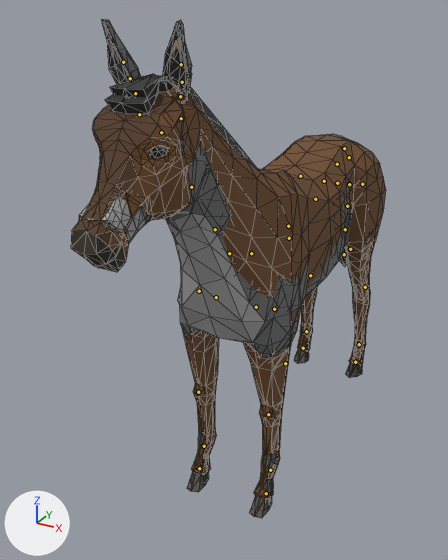
Two versions of the glTF model rts-brasil/assets/unidades/animais.glb, one commit apart.
Before and after are seen from a 50 mm lens placed at (2.56, -6.26, 5.0), pointed at (-0.34, -0.98, 2.36). Arrows for +X, +Y and +Z are at lower left; the lights stay in place. The first picture is the older version. The bones that change, and the others that lie on the model, are drawn over the model as lines. Mesh edges are drawn as thin lines.

In view in the first picture: 'donkey', 'horse'.
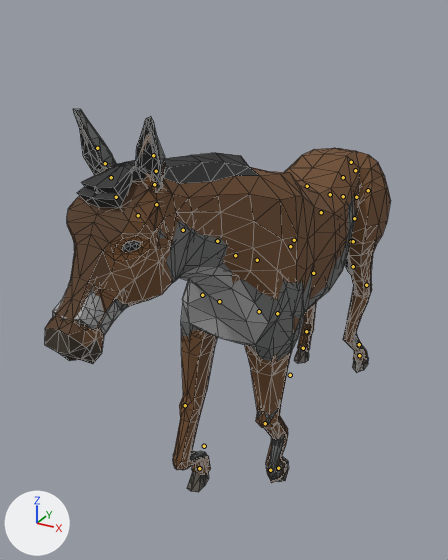
The newer file adds an action. The first version stands in its rest pose; the second is drawn at frame 1 of the action 'Walk_Carga'.

What the commit changed:
Bone 'Body' (bone_body) moves from (0.0, 0.0, 0.0) to (0.0005, -0.0018, -0.0005).
Bone 'Body' (bone_body) turns from (0, 0, 0) to (0, -1, 0) degrees about its own x, y and z.
Bone 'Torso2' (bone_torso2) turns from (0, 0, 0) to (5, 0, 0) degrees about its own x, y and z.
Bone 'Neck1' (bone_neck1) turns from (0, 0, 0) to (-18, 0, 0) degrees about its own x, y and z.
Bone 'Neck2' (bone_neck2) turns from (0, 0, 0) to (-13, 0, 0) degrees about its own x, y and z.
Bone 'Head' (bone_head) turns from (0, 0, 0) to (23, 0, 0) degrees about its own x, y and z.
Bone 'FrontUpperLegL' (bone_frontupperlegl) turns from (0, 0, 0) to (0, -1, 1) degrees about its own x, y and z.
Bone 'FrontLowerLegL' (bone_frontlowerlegl) turns from (0, 0, 0) to (-41, 0, 0) degrees about its own x, y and z.
Bone 'FrontUpperLegR' (bone_frontupperlegr) turns from (0, 0, 0) to (-10, -1, 0) degrees about its own x, y and z.
Bone 'FrontLowerLegR' (bone_frontlowerlegr) turns from (0, 0, 0) to (9, 0, 0) degrees about its own x, y and z.
Bone 'BackShoulderL' (bone_backshoulderl) turns from (0, 0, 0) to (-3, -27, 17) degrees about its own x, y and z.
Bone 'BackLegL' (bone_backlegl) turns from (0, 0, 0) to (-9, -5, 6) degrees about its own x, y and z.
Bone 'BackUpperLegL' (bone_backupperlegl) turns from (0, 0, 0) to (33, 2, 9) degrees about its own x, y and z.
Bone 'BackLowerLegL' (bone_backlowerlegl) turns from (0, 0, 0) to (23, 1, -5) degrees about its own x, y and z.
Bone 'BackShoulderR' (bone_backshoulderr) turns from (0, 0, 0) to (2, 0, -8) degrees about its own x, y and z.
Bone 'BackLegR' (bone_backlegr) turns from (0, 0, 0) to (-3, 2, -2) degrees about its own x, y and z.
Bone 'BackUpperLegR' (bone_backupperlegr) turns from (0, 0, 0) to (10, -1, -2) degrees about its own x, y and z.
Bone 'BackLowerLegR' (bone_backlowerlegr) turns from (0, 0, 0) to (7, 0, 1) degrees about its own x, y and z.
Bone 'Tail3' (bone_tail3) turns from (0, 0, 0) to (0, 0, -1) degrees about its own x, y and z.
Bone 'IKBackLegL' (bone_ikbacklegl) turns from (0, 0, 0) to (44, 0, 0) degrees about its own x, y and z.
Bone 'IKFrontLegL' (bone_ikfrontlegl) turns from (0, 0, 0) to (78, 0, 0) degrees about its own x, y and z.

What differs and where, as boxes [x1, y1, x2, y2] in the pictures (448 x 560 px):
'horse', posed (10% wider, 24% shorter): before [71, 38, 386, 518]; after [44, 126, 391, 492]
'donkey', posed (11% wider, 24% shorter): before [79, 19, 367, 506]; after [53, 109, 372, 481]
bone 'Body', root to tip: before (285, 363) to (285, 361); after (290, 375) to (290, 373)
bone 'Torso2', root to tip: before (288, 226) to (288, 226); after (294, 240) to (293, 240)
bone 'Neck1', root to tip: before (229, 253) to (229, 253); after (235, 255) to (235, 255)
bone 'Neck2', root to tip: before (215, 229) to (215, 229); after (217, 241) to (217, 241)
bone 'Head', root to tip: before (161, 132) to (161, 133); after (138, 215) to (137, 216)
bone 'FrontUpperLegL', root to tip: before (274, 309) to (274, 310); after (277, 313) to (277, 314)
bone 'FrontLowerLegL', root to tip: before (268, 414) to (269, 415); after (265, 423) to (265, 423)
bone 'FrontUpperLegR', root to tip: before (199, 291) to (199, 292); after (202, 295) to (202, 296)
bone 'FrontLowerLegR', root to tip: before (198, 392) to (198, 393); after (185, 405) to (185, 406)
bone 'BackShoulderL', root to tip: before (337, 183) to (338, 183); after (343, 196) to (344, 196)
bone 'BackLegL', root to tip: before (362, 184) to (362, 185); after (368, 190) to (367, 191)
bone 'BackUpperLegL', root to tip: before (350, 249) to (350, 249); after (351, 241) to (351, 242)
bone 'BackLowerLegL', root to tip: before (365, 287) to (365, 287); after (366, 285) to (366, 286)
bone 'BackShoulderR', root to tip: before (324, 181) to (323, 181); after (330, 194) to (329, 194)
bone 'BackLegR', root to tip: before (300, 176) to (300, 177); after (307, 186) to (307, 186)
bone 'BackUpperLegR', root to tip: before (289, 238) to (289, 238); after (290, 246) to (290, 246)
bone 'BackLowerLegR', root to tip: before (310, 275) to (310, 276); after (313, 273) to (313, 273)
bone 'Tail3', root to tip: before (349, 157) to (349, 158); after (355, 170) to (355, 171)
bone 'IKFrontLegL', root to tip: before (270, 470) to (270, 471); after (270, 470) to (271, 469)
